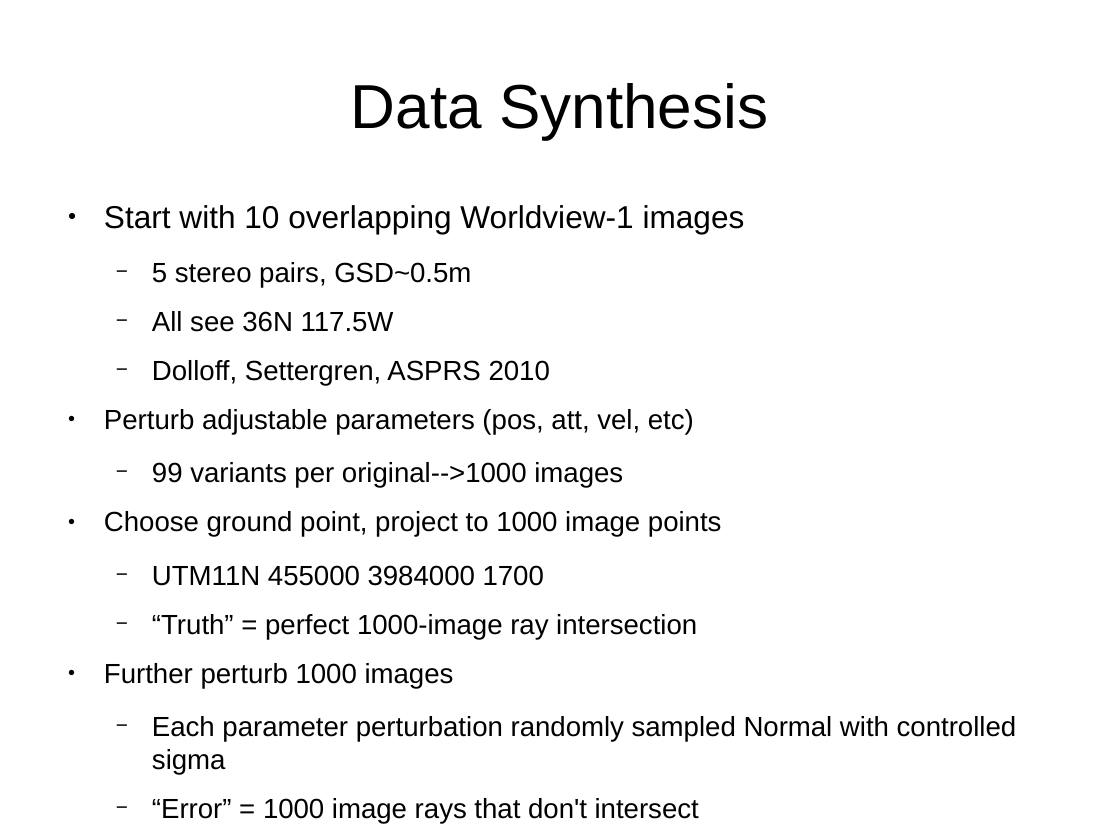
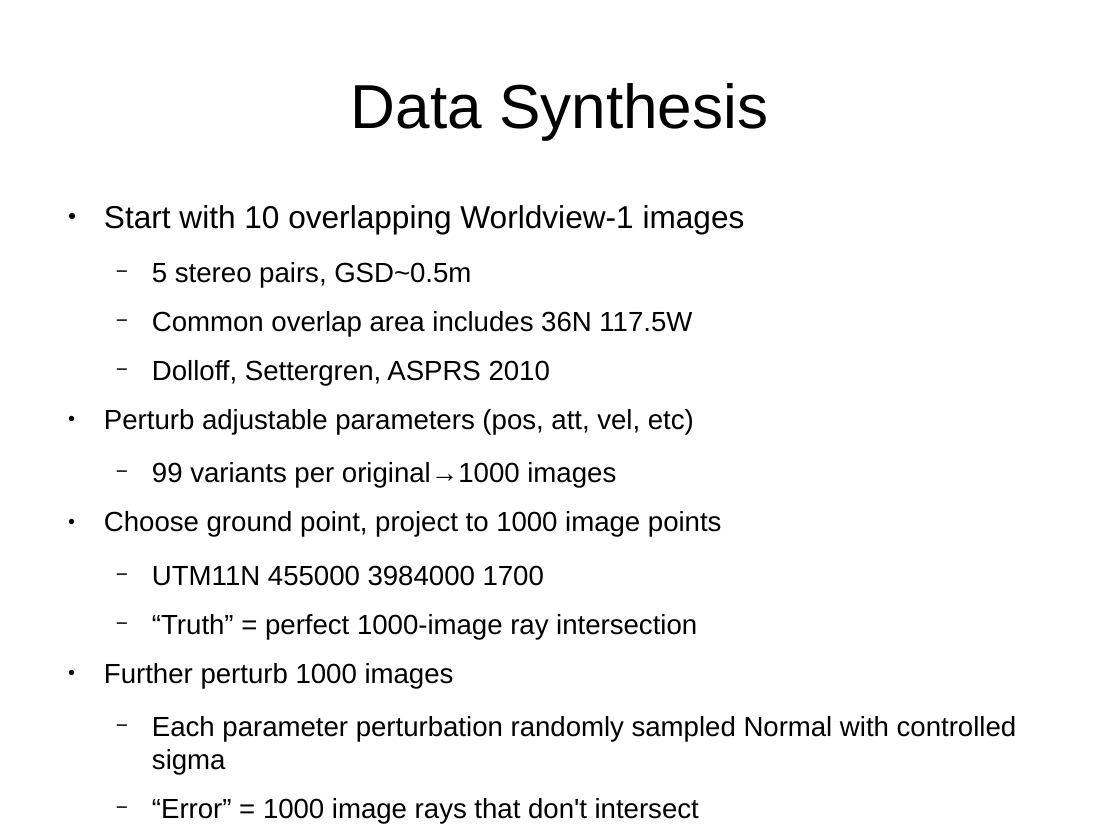
Before and after one commit to sethmerickel/Multi-Image-Geopositioning, a slide deck: slide 44 of papers/fresno2017.odp (slide 36 before the commit). Drawn at 1120x840 pixels with LibreOffice and Linux fonts; fonts in the diff are those of the drawing. Boxes give left, top, right and bottom in pixels: in the first picture for what was removed or moved away, otherwise in the second. Text is boxed around its words. In the diff, an @@ line names an element or a change of style, - is before the commit and + after.

```diff
--- a/papers/fresno2017.odp
+++ b/papers/fresno2017.odp
@@ text at [152, 311, 692, 336]: text changed @@
-  − All see 36N 117.5W
+  − Common overlap area includes 36N 117.5W
@@ text at [152, 462, 616, 488]: text changed @@
-  − 99 variants per original-->1000 images
+  − 99 variants per original→1000 images
```
Also in this commit, not shown: 26 other slides changed, 27 slides added, 9 slides removed, 2 other files.
